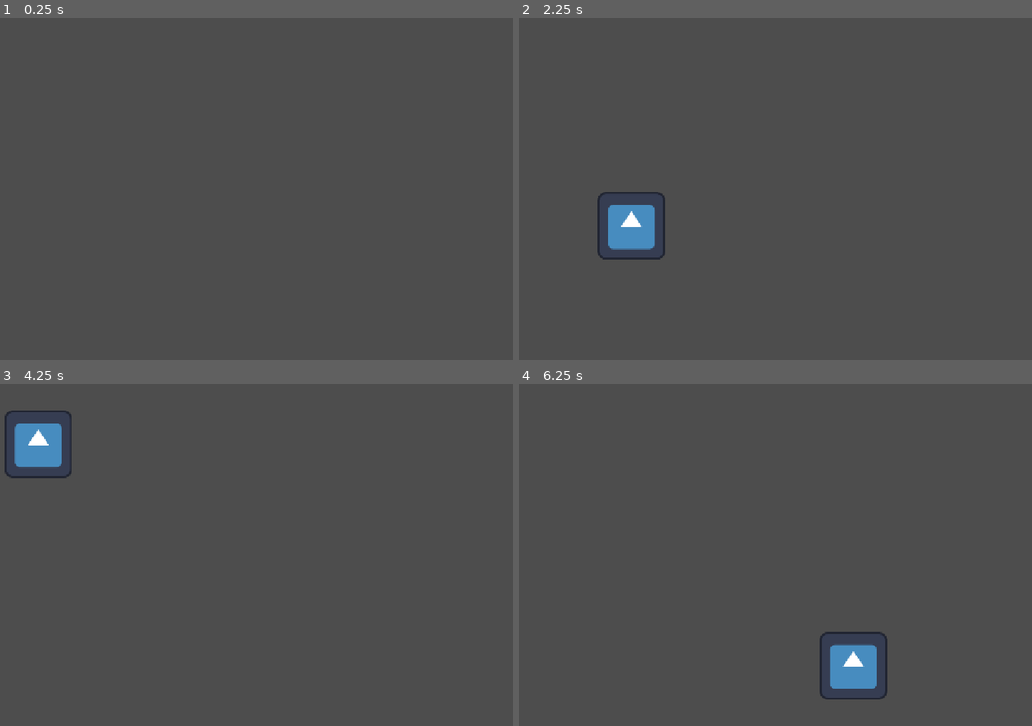
Above: before the commit, frames 1-4 (two rows, left to right).
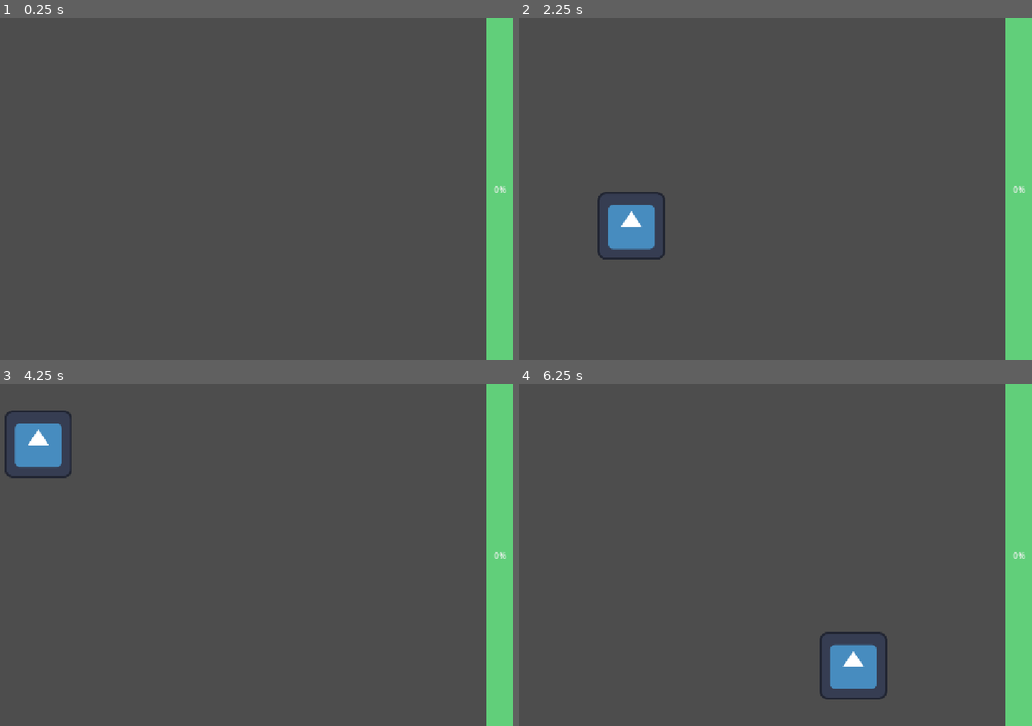
Above: after the commit, the same moments.

Repository: Kuro-Tie/deniz-kurtarma-operasyonu
Game: Godot game, scene res://Sahneler/ana.tscn
Same seed, same stepped clock (60 frames per second), same inputs: the game is played once before the commit and once after it. The engine's default icon, where the game draws it, is replaced by a stand-in: a white triangle on a blue panel in a dark square.
Inputs (mouse positions are in pixels of both pictures, inside the frame that each line leads up to):
- Up to frame 1 (0.25 s): no input
- Up to frame 2 (2.25 s): tap Enter at 0.5, 2 s; tap Space at 1.25 s
- Up to frame 3 (4.25 s): click (112, 592) at 2.75 s; tap Space at 3.5 s
- Up to frame 4 (6.25 s): click (554, 445) at 4.25 s; tap Enter at 5 s; tap Space at 5.75 s

The runs differ from the first frame. In frame 1, 5.2% of the frame differs, in the area x 94-100%, y 0-100%; in frame 2, 5.2%; in frame 3, 5.2%; in frame 4, 5.2%.

Commit message:
İsimler düzenlendi KirlilikBar olusturuldu

Diff:
--- a/Kodlar/canvas_layer.gd
+++ b/Kodlar/canvas_layer.gd
@@ -3,7 +3,7 @@
 @export var sise_sahnesi: PackedScene = preload("res://Sahneler/sise.tscn")
 
 # Script zaten CanvasLayer'a bağlı olduğu için doğrudan altındaki düğümlere ulaşabiliriz:
-@onready var sise_izgarasi = $Control/MarginContainer/VBoxContainer/SiseIzgarasi
+@onready var sise_izgarasi = $Ekran/BoslukVermeKonteynir/DikeyKonteynir/SiseIzgarasi
 @onready var olusturucu_timer = $OlusturucuZaman
 
 func _ready():
--- a/Sahneler/ana.tscn
+++ b/Sahneler/ana.tscn
@@ -2,10 +2,16 @@
 
 [ext_resource type="Script" uid="uid://b4kfx6ssp3ehh" path="res://Kodlar/canvas_layer.gd" id="1_vwcll"]
 
+[sub_resource type="StyleBoxFlat" id="StyleBoxFlat_vwcll"]
+bg_color = Color(0.38003126, 0.81224537, 0.4787404, 1)
+
+[sub_resource type="StyleBoxFlat" id="StyleBoxFlat_jgrr6"]
+bg_color = Color(0, 0.77254903, 1, 1)
+
 [node name="Ana" type="CanvasLayer" unique_id=455057256]
 script = ExtResource("1_vwcll")
 
-[node name="Control" type="Control" parent="." unique_id=301110897]
+[node name="Ekran" type="Control" parent="." unique_id=301110897]
 layout_mode = 3
 anchors_preset = 15
 anchor_right = 1.0
@@ -13,7 +19,7 @@
 grow_horizontal = 2
 grow_vertical = 2
 
-[node name="MarginContainer" type="MarginContainer" parent="Control" unique_id=488127780]
+[node name="BoslukVermeKonteynir" type="MarginContainer" parent="Ekran" unique_id=488127780]
 layout_mode = 1
 anchors_preset = 15
 anchor_right = 1.0
@@ -25,99 +31,112 @@
 theme_override_constants/margin_right = 50
 theme_override_constants/margin_bottom = 50
 
-[node name="VBoxContainer" type="VBoxContainer" parent="Control/MarginContainer" unique_id=1281258805]
+[node name="DikeyKonteynir" type="VBoxContainer" parent="Ekran/BoslukVermeKonteynir" unique_id=1281258805]
 layout_mode = 2
 
-[node name="SiseIzgarasi" type="GridContainer" parent="Control/MarginContainer/VBoxContainer" unique_id=940269475]
+[node name="SiseIzgarasi" type="GridContainer" parent="Ekran/BoslukVermeKonteynir/DikeyKonteynir" unique_id=940269475]
 custom_minimum_size = Vector2(128, 128)
 layout_mode = 2
 theme_override_constants/h_separation = 140
 theme_override_constants/v_separation = 140
 columns = 7
 
-[node name="Yuva1" type="Control" parent="Control/MarginContainer/VBoxContainer/SiseIzgarasi" unique_id=2084395521]
+[node name="Yuva1" type="Control" parent="Ekran/BoslukVermeKonteynir/DikeyKonteynir/SiseIzgarasi" unique_id=2084395521]
 layout_mode = 2
 
-[node name="Yuva2" type="Control" parent="Control/MarginContainer/VBoxContainer/SiseIzgarasi" unique_id=879853768]
+[node name="Yuva2" type="Control" parent="Ekran/BoslukVermeKonteynir/DikeyKonteynir/SiseIzgarasi" unique_id=879853768]
 layout_mode = 2
 
-[node name="Yuva3" type="Control" parent="Control/MarginContainer/VBoxContainer/SiseIzgarasi" unique_id=1326417030]
+[node name="Yuva3" type="Control" parent="Ekran/BoslukVermeKonteynir/DikeyKonteynir/SiseIzgarasi" unique_id=1326417030]
 layout_mode = 2
 
-[node name="Yuva4" type="Control" parent="Control/MarginContainer/VBoxContainer/SiseIzgarasi" unique_id=1588132363]
+[node name="Yuva4" type="Control" parent="Ekran/BoslukVermeKonteynir/DikeyKonteynir/SiseIzgarasi" unique_id=1588132363]
 layout_mode = 2
 
-[node name="Yuva5" type="Control" parent="Control/MarginContainer/VBoxContainer/SiseIzgarasi" unique_id=1283836629]
+[node name="Yuva5" type="Control" parent="Ekran/BoslukVermeKonteynir/DikeyKonteynir/SiseIzgarasi" unique_id=1283836629]
 layout_mode = 2
 
-[node name="Yuva6" type="Control" parent="Control/MarginContainer/VBoxContainer/SiseIzgarasi" unique_id=857778044]
+[node name="Yuva6" type="Control" parent="Ekran/BoslukVermeKonteynir/DikeyKonteynir/SiseIzgarasi" unique_id=857778044]
 layout_mode = 2
 
-[node name="Yuva7" type="Control" parent="Control/MarginContainer/VBoxContainer/SiseIzgarasi" unique_id=826553402]
+[node name="Yuva7" type="Control" parent="Ekran/BoslukVermeKonteynir/DikeyKonteynir/SiseIzgarasi" unique_id=826553402]
 layout_mode = 2
 
-[node name="Yuva8" type="Control" parent="Control/MarginContainer/VBoxContainer/SiseIzgarasi" unique_id=1200364915]
+[node name="Yuva8" type="Control" parent="Ekran/BoslukVermeKonteynir/DikeyKonteynir/SiseIzgarasi" unique_id=1200364915]
 layout_mode = 2
 
-[node name="Yuva9" type="Control" parent="Control/MarginContainer/VBoxContainer/SiseIzgarasi" unique_id=1462765748]
+[node name="Yuva9" type="Control" parent="Ekran/BoslukVermeKonteynir/DikeyKonteynir/SiseIzgarasi" unique_id=1462765748]
 layout_mode = 2
 
-[node name="Yuva10" type="Control" parent="Control/MarginContainer/VBoxContainer/SiseIzgarasi" unique_id=25675495]
+[node name="Yuva10" type="Control" parent="Ekran/BoslukVermeKonteynir/DikeyKonteynir/SiseIzgarasi" unique_id=25675495]
 layout_mode = 2
 
-[node name="Yuva11" type="Control" parent="Control/MarginContainer/VBoxContainer/SiseIzgarasi" unique_id=1309535871]
+[node name="Yuva11" type="Control" parent="Ekran/BoslukVermeKonteynir/DikeyKonteynir/SiseIzgarasi" unique_id=1309535871]
 layout_mode = 2
 
-[node name="Yuva12" type="Control" parent="Control/MarginContainer/VBoxContainer/SiseIzgarasi" unique_id=2042681929]
+[node name="Yuva12" type="Control" parent="Ekran/BoslukVermeKonteynir/DikeyKonteynir/SiseIzgarasi" unique_id=2042681929]
 layout_mode = 2
 
-[node name="Yuva13" type="Control" parent="Control/MarginContainer/VBoxContainer/SiseIzgarasi" unique_id=623104060]
+[node name="Yuva13" type="Control" parent="Ekran/BoslukVermeKonteynir/DikeyKonteynir/SiseIzgarasi" unique_id=623104060]
 layout_mode = 2
 
-[node name="Yuva14" type="Control" parent="Control/MarginContainer/VBoxContainer/SiseIzgarasi" unique_id=99518201]
+[node name="Yuva14" type="Control" parent="Ekran/BoslukVermeKonteynir/DikeyKonteynir/SiseIzgarasi" unique_id=99518201]
 layout_mode = 2
 
-[node name="Yuva15" type="Control" parent="Control/MarginContainer/VBoxContainer/SiseIzgarasi" unique_id=1682290534]
+[node name="Yuva15" type="Control" parent="Ekran/BoslukVermeKonteynir/DikeyKonteynir/SiseIzgarasi" unique_id=1682290534]
 layout_mode = 2
 
-[node name="Yuva16" type="Control" parent="Control/MarginContainer/VBoxContainer/SiseIzgarasi" unique_id=701468790]
+[node name="Yuva16" type="Control" parent="Ekran/BoslukVermeKonteynir/DikeyKonteynir/SiseIzgarasi" unique_id=701468790]
 layout_mode = 2
 
-[node name="Yuva17" type="Control" parent="Control/MarginContainer/VBoxContainer/SiseIzgarasi" unique_id=531876969]
+[node name="Yuva17" type="Control" parent="Ekran/BoslukVermeKonteynir/DikeyKonteynir/SiseIzgarasi" unique_id=531876969]
 layout_mode = 2
 
-[node name="Yuva18" type="Control" parent="Control/MarginContainer/VBoxContainer/SiseIzgarasi" unique_id=1563633591]
+[node name="Yuva18" type="Control" parent="Ekran/BoslukVermeKonteynir/DikeyKonteynir/SiseIzgarasi" unique_id=1563633591]
 layout_mode = 2
 
-[node name="Yuva19" type="Control" parent="Control/MarginContainer/VBoxContainer/SiseIzgarasi" unique_id=283673222]
+[node name="Yuva19" type="Control" parent="Ekran/BoslukVermeKonteynir/DikeyKonteynir/SiseIzgarasi" unique_id=283673222]
 layout_mode = 2
 
-[node name="Yuva20" type="Control" parent="Control/MarginContainer/VBoxContainer/SiseIzgarasi" unique_id=598407459]
+[node name="Yuva20" type="Control" parent="Ekran/BoslukVermeKonteynir/DikeyKonteynir/SiseIzgarasi" unique_id=598407459]
 layout_mode = 2
 
-[node name="Yuva21" type="Control" parent="Control/MarginContainer/VBoxContainer/SiseIzgarasi" unique_id=72922833]
+[node name="Yuva21" type="Control" parent="Ekran/BoslukVermeKonteynir/DikeyKonteynir/SiseIzgarasi" unique_id=72922833]
 layout_mode = 2
 
-[node name="Yuva22" type="Control" parent="Control/MarginContainer/VBoxContainer/SiseIzgarasi" unique_id=348860243]
+[node name="Yuva22" type="Control" parent="Ekran/BoslukVermeKonteynir/DikeyKonteynir/SiseIzgarasi" unique_id=348860243]
 layout_mode = 2
 
-[node name="Yuva23" type="Control" parent="Control/MarginContainer/VBoxContainer/SiseIzgarasi" unique_id=280568180]
+[node name="Yuva23" type="Control" parent="Ekran/BoslukVermeKonteynir/DikeyKonteynir/SiseIzgarasi" unique_id=280568180]
 layout_mode = 2
 
-[node name="Yuva24" type="Control" parent="Control/MarginContainer/VBoxContainer/SiseIzgarasi" unique_id=1131992928]
+[node name="Yuva24" type="Control" parent="Ekran/BoslukVermeKonteynir/DikeyKonteynir/SiseIzgarasi" unique_id=1131992928]
 layout_mode = 2
 
-[node name="Yuva25" type="Control" parent="Control/MarginContainer/VBoxContainer/SiseIzgarasi" unique_id=565866848]
+[node name="Yuva25" type="Control" parent="Ekran/BoslukVermeKonteynir/DikeyKonteynir/SiseIzgarasi" unique_id=565866848]
 layout_mode = 2
 
-[node name="Yuva26" type="Control" parent="Control/MarginContainer/VBoxContainer/SiseIzgarasi" unique_id=355399921]
+[node name="Yuva26" type="Control" parent="Ekran/BoslukVermeKonteynir/DikeyKonteynir/SiseIzgarasi" unique_id=355399921]
 layout_mode = 2
 
-[node name="Yuva27" type="Control" parent="Control/MarginContainer/VBoxContainer/SiseIzgarasi" unique_id=1780922164]
+[node name="Yuva27" type="Control" parent="Ekran/BoslukVermeKonteynir/DikeyKonteynir/SiseIzgarasi" unique_id=1780922164]
 layout_mode = 2
 
-[node name="Yuva28" type="Control" parent="Control/MarginContainer/VBoxContainer/SiseIzgarasi" unique_id=1250712995]
+[node name="Yuva28" type="Control" parent="Ekran/BoslukVermeKonteynir/DikeyKonteynir/SiseIzgarasi" unique_id=1250712995]
 layout_mode = 2
+
+[node name="KirlilikBar" type="ProgressBar" parent="Ekran" unique_id=1798393290]
+custom_minimum_size = Vector2(50, 0)
+layout_mode = 1
+anchors_preset = 11
+anchor_left = 1.0
+anchor_right = 1.0
+anchor_bottom = 1.0
+offset_left = -4.0
+grow_horizontal = 0
+grow_vertical = 2
+theme_override_styles/background = SubResource("StyleBoxFlat_vwcll")
+theme_override_styles/fill = SubResource("StyleBoxFlat_jgrr6")
 
 [node name="OlusturucuZaman" type="Timer" parent="." unique_id=1144213637]
 wait_time = 2.0
